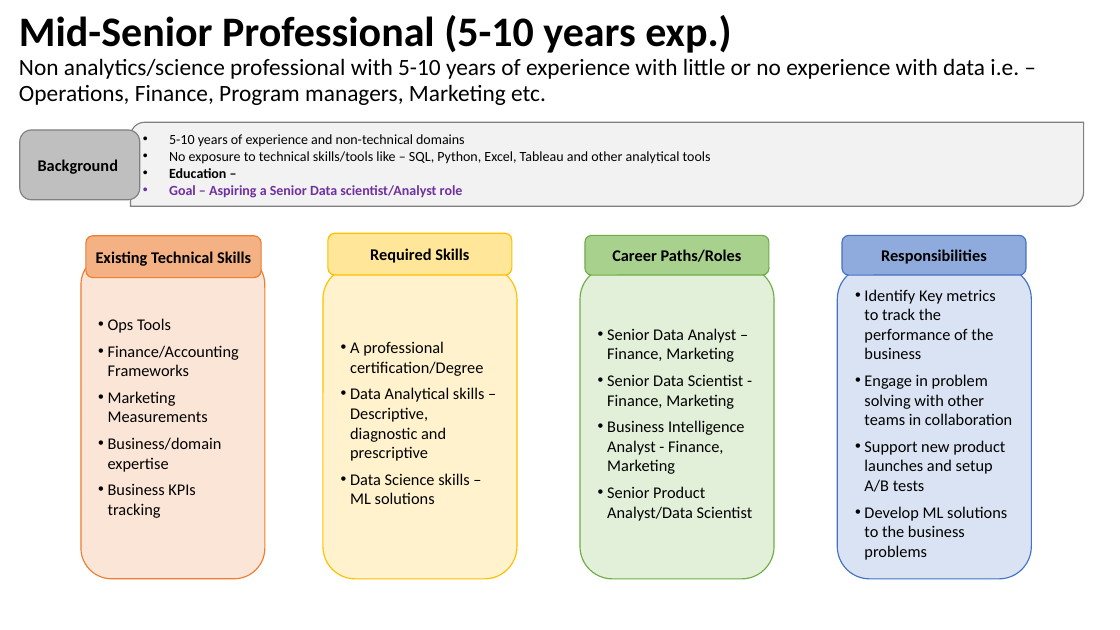
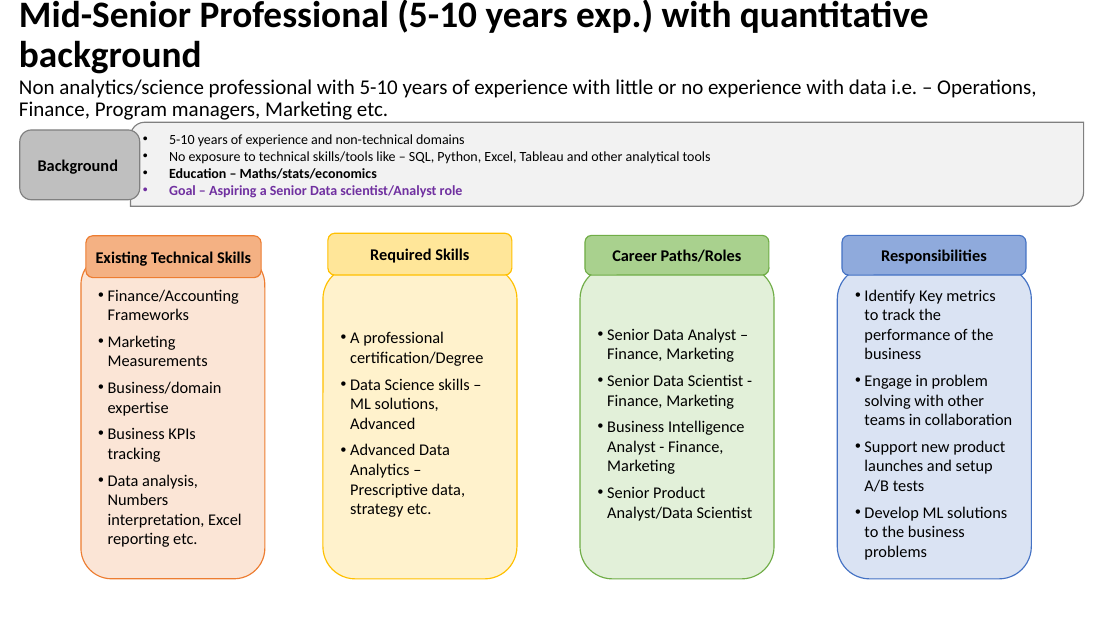
Before and after one commit to anchhabra1305n/Simplilearn_Sessions, a slide deck: slide 8 of Data_Science_Analytics_Landscape_Draft.pptx. Drawn at 1120x630 pixels with LibreOffice and Linux fonts; fonts in the diff are those of the drawing. Boxes give left, top, right and bottom in pixels: in the first picture for what was removed or moved away, otherwise in the second. Text is boxed around its words. In the diff, an @@ line names an element or a change of style, - is before the commit and + after.

```diff
--- a/Data_Science_Analytics_Landscape_Draft.pptx
+++ b/Data_Science_Analytics_Landscape_Draft.pptx
@@ title at (x1=19, y1=0, x2=1036, y2=123): text changed; size 20 to 18 pt @@
-Mid-Senior Professional (5-10 years exp.)
-Non analytics/science professional with 5-10 years of experience with little or no experience with data i.e. – Operations, Finance, Program managers, Marketing etc.
+Mid-Senior Professional (5-10 years exp.) with quantitative background
+Non analytics/science professional with 5-10 years of experience with little or no experience with data i.e. – Operations, Finance, Program managers, Marketing etc.
@@ text in round diag rect at (x1=169, y1=168, x2=377, y2=179): text changed @@
-• Education –
+• Education – Maths/stats/economics
@@ text in rounded rectangle at (x1=108, y1=318, x2=171, y2=333): paragraph removed @@
-• Ops Tools
@@ text in rounded rectangle at (x1=350, y1=378, x2=469, y2=517): text changed @@
-• Data Analytical skills – Descriptive, diagnostic and prescriptive
-• Data Science skills – ML solutions
+• Data Science skills – ML solutions, Advanced
+• Advanced Data Analytics – Prescriptive data, strategy etc.
@@ text in rounded rectangle at (x1=108, y1=474, x2=241, y2=547): paragraph added @@
+• Data analysis, Numbers interpretation, Excel reporting etc.
```
Also in this commit, not shown: 1 slide added.
